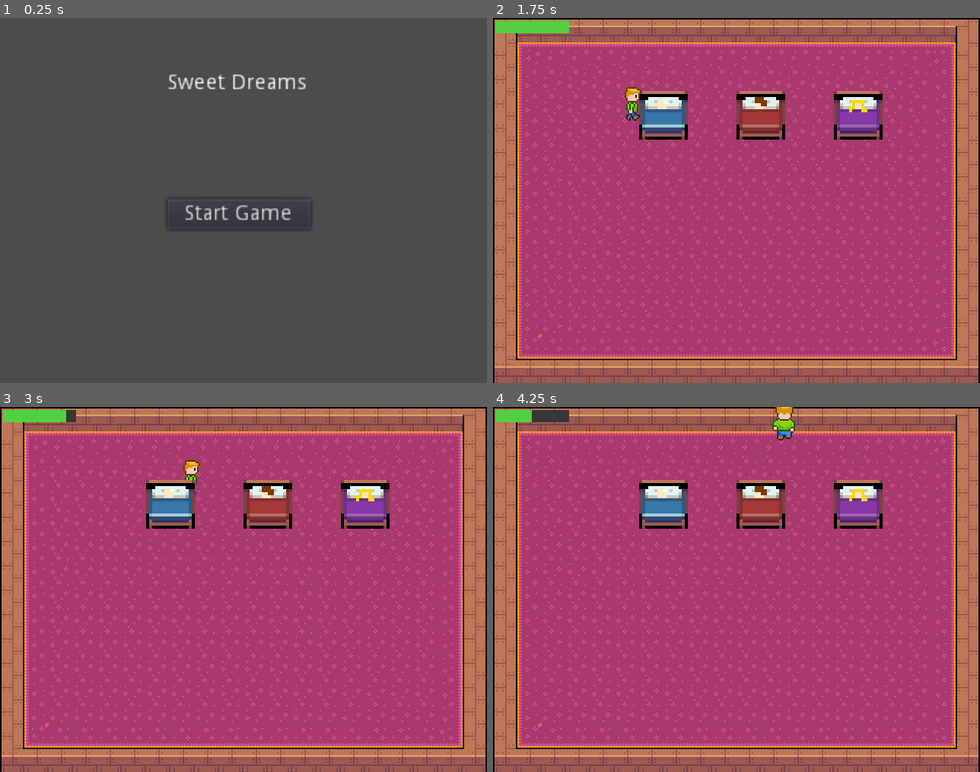
Above: before the commit, frames 1-4 (two rows, left to right).
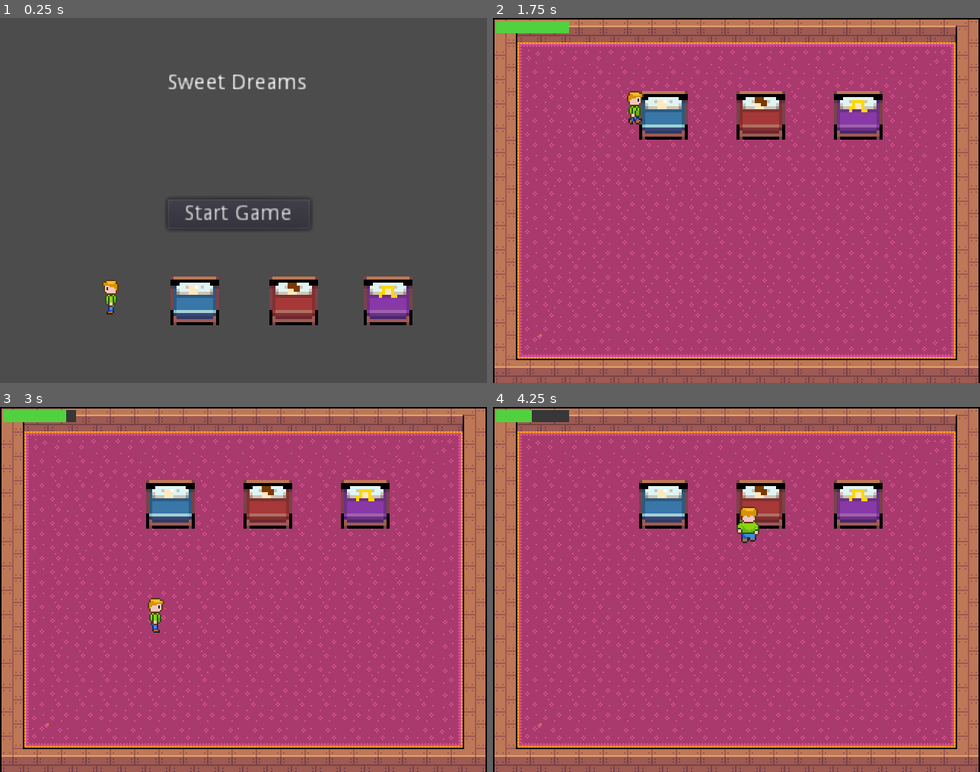
Above: after the commit, the same moments.

Repository: BeardedBry/sweet-dreams
Game: Godot game, scene res://ui/StartScreen.tscn
Same seed, same stepped clock (60 frames per second), same inputs: the game is played once before the commit and once after it.
Inputs:
- Up to frame 1 (0.25 s): no input
- Up to frame 2 (1.75 s): click "Start Game" at 0.5 s; tap Enter at 1.25 s; hold Right (ui_right) from 1.28 s (still down)
- Up to frame 3 (3 s): release Right (ui_right) at 2.03 s; hold Down (ui_down) 2.03-2.78 s; hold Right (ui_right) from 2.78 s (still down)
- Up to frame 4 (4.25 s): release Right (ui_right) at 3.53 s; hold Up (ui_up) from 3.53 s (still down)

The runs differ from the first frame. In frame 1, 4.2% of the frame differs, in the area x 20-85%, y 70-85%; in frame 2, 0.3%; in frame 3, 0.4%; in frame 4, 0.7%.

Commit message:
feat: add background music

Diff:
--- /dev/null
+++ b/Globals.tscn
@@ -0,0 +1,8 @@
+[gd_scene load_steps=2 format=2]
+
+[ext_resource path="res://assets/Wallpaper.mp3" type="AudioStream" id=1]
+
+[node name="AudioStreamPlayer" type="AudioStreamPlayer"]
+stream = ExtResource( 1 )
+volume_db = -29.0
+autoplay = true
--- a/Sleeper.tscn
+++ b/Sleeper.tscn
@@ -3,9 +3,8 @@
 [ext_resource path="res://assets/beds_heads.png" type="Texture" id=1]
 [ext_resource path="res://Sleeper.gd" type="Script" id=2]
 
-[sub_resource type="CapsuleShape2D" id=1]
-radius = 11.0
-height = 10.0
+[sub_resource type="RectangleShape2D" id=1]
+extents = Vector2( 14.5, 14 )
 
 [node name="Sleeper" type="StaticBody2D"]
 position = Vector2( 0, 5 )
@@ -16,6 +15,6 @@
 hframes = 3
 
 [node name="CollisionShape2D" type="CollisionShape2D" parent="."]
-position = Vector2( 0, 5 )
+position = Vector2( 3.57628e-07, 0.499998 )
 rotation = -1.5708
 shape = SubResource( 1 )
--- a/project.godot
+++ b/project.godot
@@ -16,6 +16,7 @@
 [autoload]
 
 Globals="*res://Globals.gd"
+GlobalsScene="*res://Globals.tscn"
 
 [display]
 
--- a/ui/StartButton.gd
+++ b/ui/StartButton.gd
@@ -1,5 +1,6 @@
 extends Button
 
+onready var music: AudioStreamPlayer = $BGMusic
 
 
 func _on_StartButton_pressed() -> void:
--- a/ui/StartScreen.tscn
+++ b/ui/StartScreen.tscn
@@ -1,6 +1,8 @@
-[gd_scene load_steps=2 format=2]
+[gd_scene load_steps=4 format=2]
 
 [ext_resource path="res://ui/StartButton.gd" type="Script" id=1]
+[ext_resource path="res://Sleeper.tscn" type="PackedScene" id=2]
+[ext_resource path="res://Player.tscn" type="PackedScene" id=3]
 
 [node name="Control" type="Control"]
 anchor_right = 1.0
@@ -24,4 +26,18 @@
 text = "Start Game"
 script = ExtResource( 1 )
 
+[node name="Sleeper" parent="." instance=ExtResource( 2 )]
+position = Vector2( 255, 186 )
+sleeper = 2
+
+[node name="Sleeper2" parent="." instance=ExtResource( 2 )]
+position = Vector2( 128, 186 )
+
+[node name="Sleeper3" parent="." instance=ExtResource( 2 )]
+position = Vector2( 193, 186 )
+sleeper = 1
+
+[node name="Player" parent="." instance=ExtResource( 3 )]
+position = Vector2( 73, 195 )
+
 [connection signal="pressed" from="Node2D/StartButton" to="Node2D/StartButton" method="_on_StartButton_pressed"]
Not shown, added: assets/Wallpaper.mp3.import
Not shown, changed: README.md
Not shown, added: assets/Wallpaper.mp3
